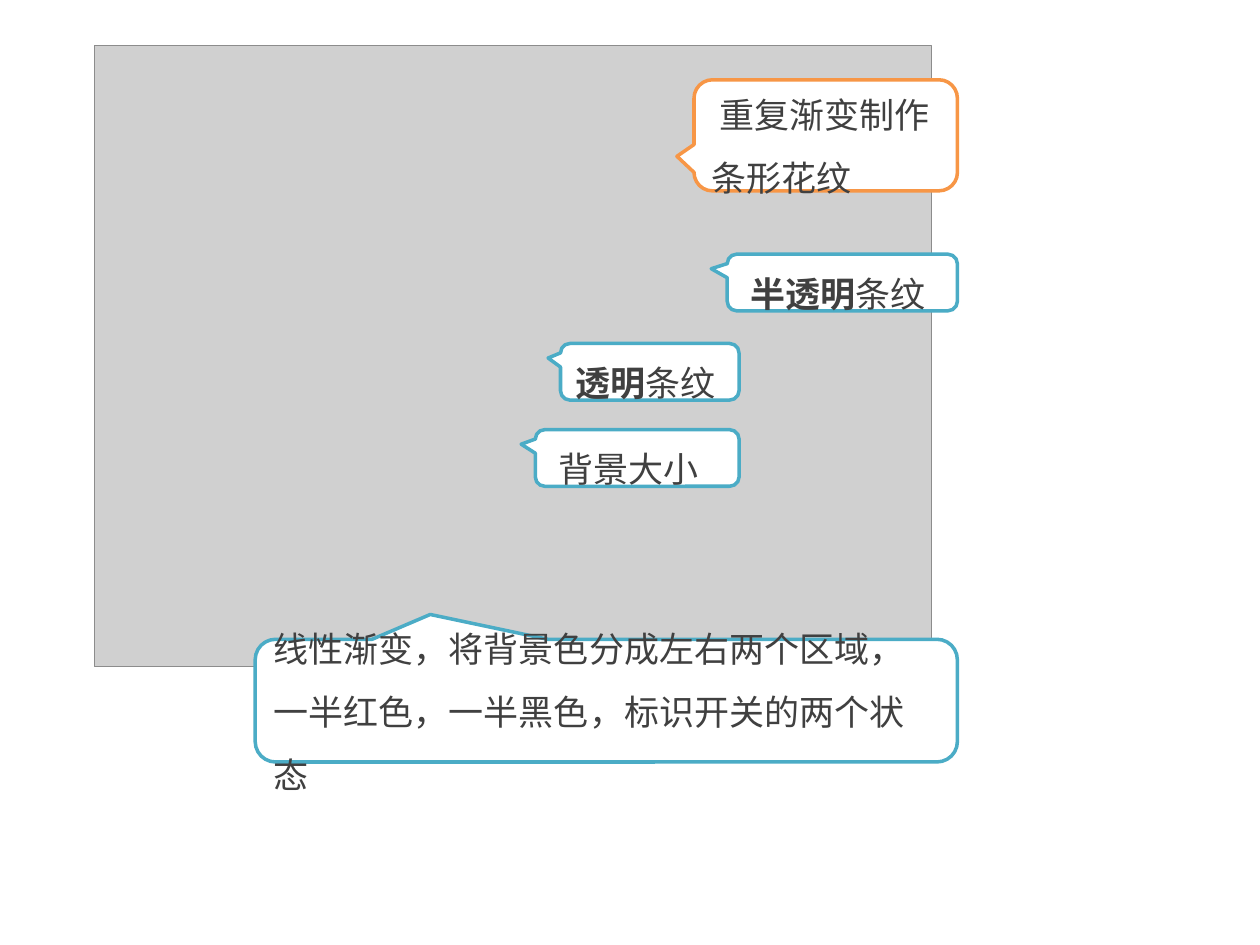
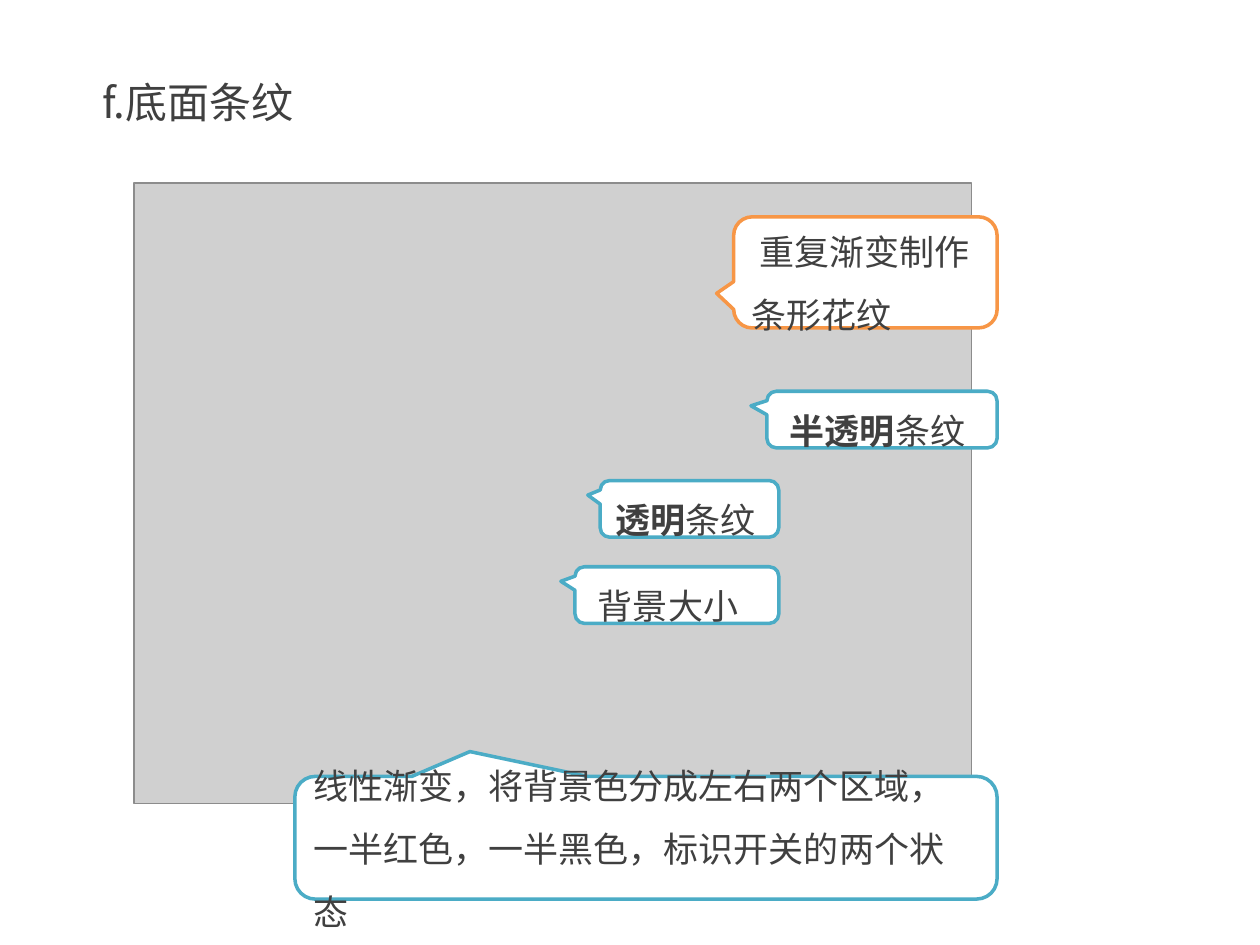
Before and after one commit to kong66/webAni, a slide deck: slide 17 of 6-neon/neon.pptx. Drawn at 1260x945 pixels with LibreOffice and Linux fonts; fonts in the diff are those of the drawing; grey boxes stand for pictures. Boxes give left, top, right and bottom in pixels: in the first picture for what was removed or moved away, otherwise in the second. Text is boxed around its words. In the diff, an @@ line names an element or a change of style, - is before the commit and + after.

```diff
--- a/6-neon/neon.pptx
+++ b/6-neon/neon.pptx
@@ text added at bbox=[103, 82, 294, 122], 24 pt, text #404040 @@
+f.底面条纹
@@ picture: place and size @@
-picture at bbox=[94, 45, 932, 667]
+picture at bbox=[134, 183, 971, 804]
@@ rounded speech box "重复渐变制作条形花纹": place and size @@
-rounded speech box "重复渐变制作条形花纹" at bbox=[694, 79, 958, 190]
+rounded speech box "重复渐变制作条形花纹" at bbox=[733, 217, 997, 328]
@@ 4 rounded speech boxes: place and size @@
-4 rounded speech boxes at bbox=[256, 255, 958, 761]
+4 rounded speech boxes at bbox=[295, 392, 998, 898]
```
Also in this commit, not shown: 3 other slides changed, 9 slides added, 1 slide removed, 5 other files.
